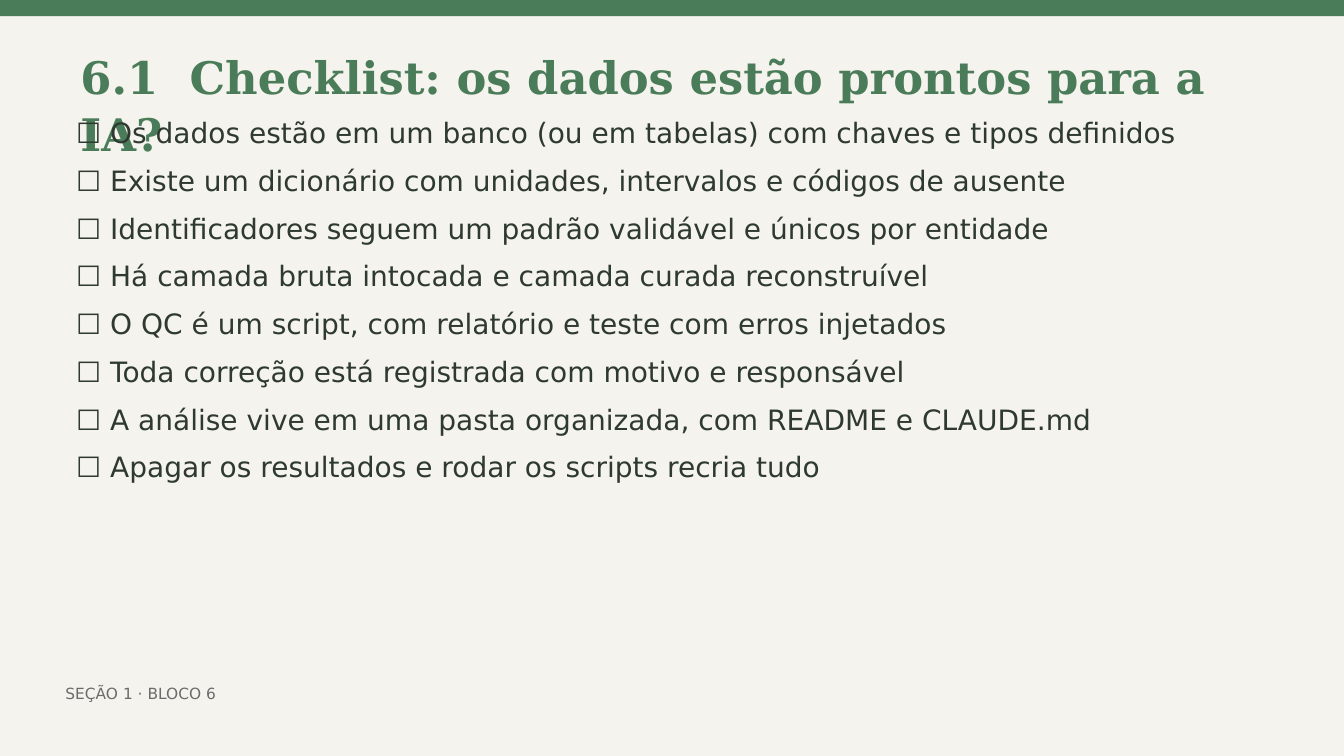
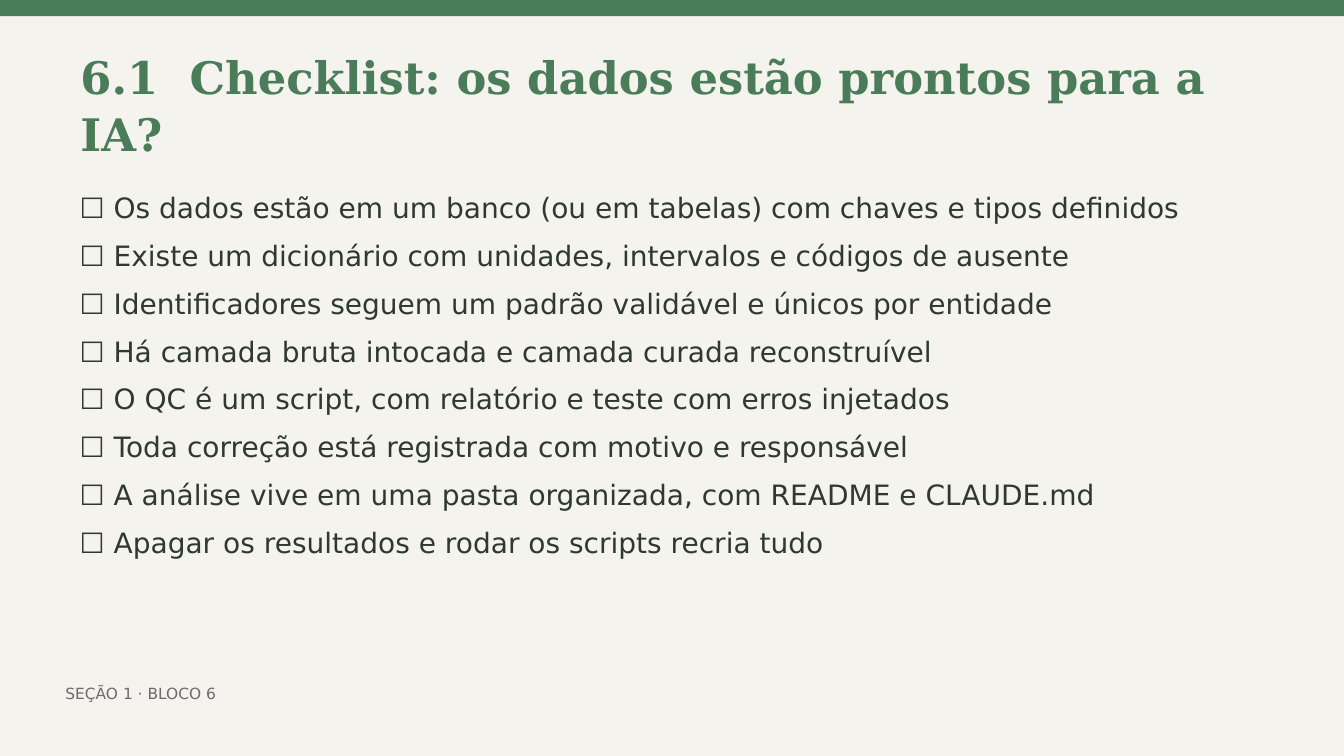
Before and after one commit to Bayer-Group/course-AI-UFV, a slide deck: slide 52 of 04. Inteligência Artificial e os Dados_Eder/Dados a base de toda IA no melhoramento_FIT796.pptx. Drawn at 1344x756 pixels with LibreOffice and Linux fonts; fonts in the diff are those of the drawing. Boxes give left, top, right and bottom in pixels: in the first picture for what was removed or moved away, otherwise in the second. Text is boxed around its words. In the diff, an @@ line names an element or a change of style, - is before the commit and + after.

```diff
--- a/04. Inteligência Artificial e os Dados_Eder/Dados a base de toda IA no melhoramento_FIT796.pptx
+++ b/04. Inteligência Artificial e os Dados_Eder/Dados a base de toda IA no melhoramento_FIT796.pptx
@@ text "☐ Os dados estão em ...": place and size @@
-text "☐ Os dados estão em ..." at (110, 121, 1176, 483)
+text "☐ Os dados estão em ..." at (114, 196, 1179, 559)
```
Also in this commit, not shown: 31 other slides changed, 7 other files.
